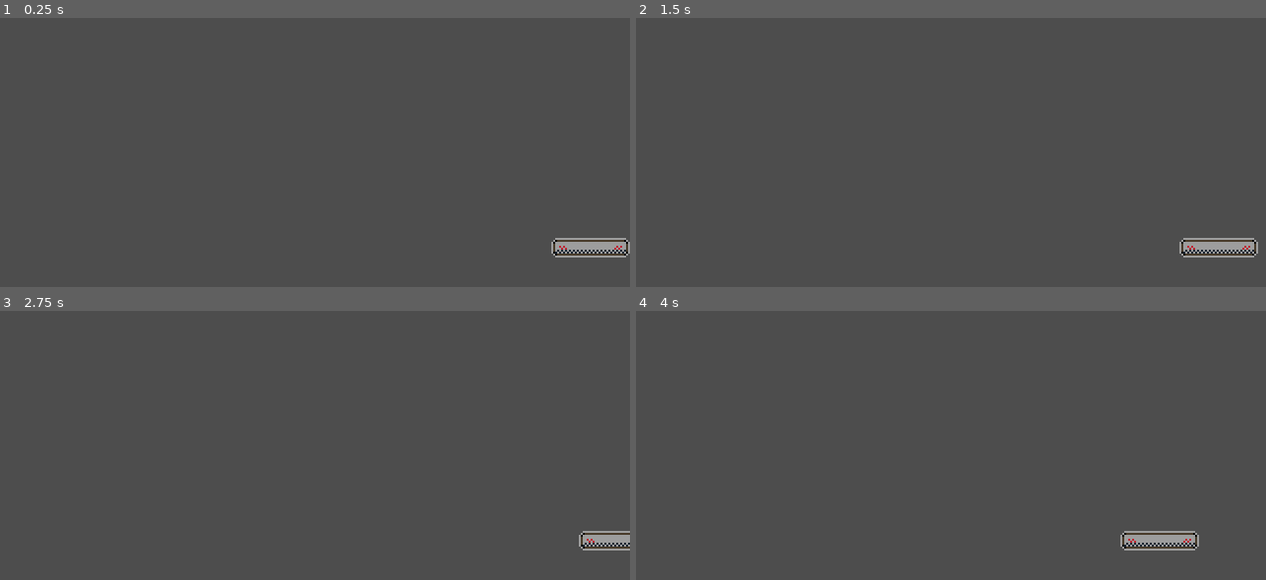
Above: before the commit, frames 1-4 (two rows, left to right).
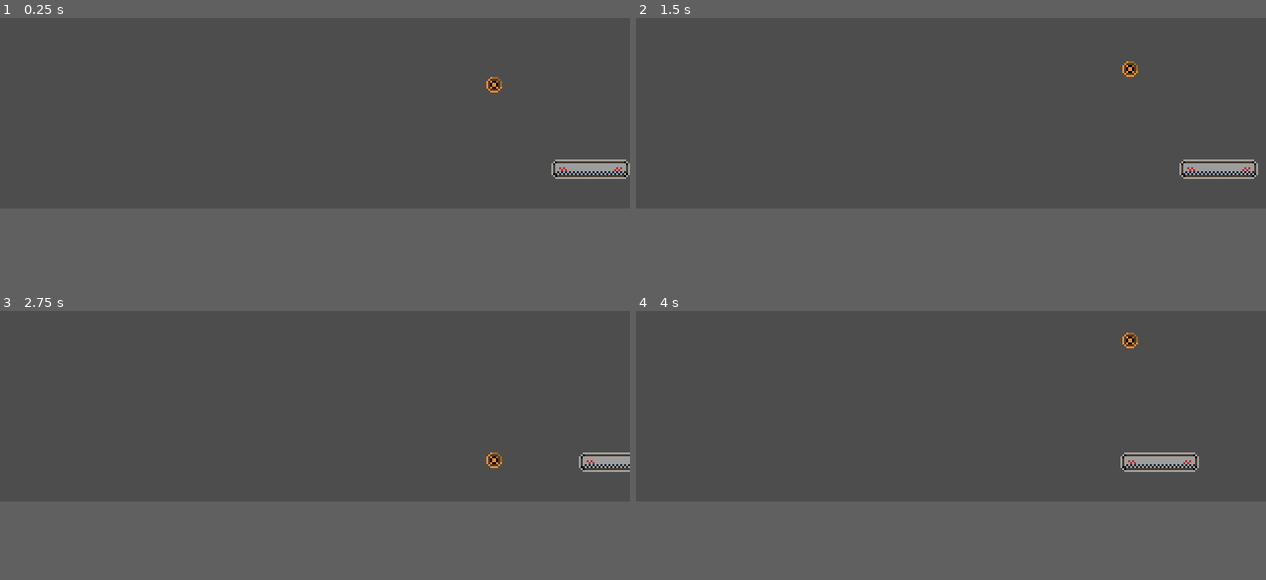
Above: after the commit, the same moments.

Repository: Laob/stone-eruption
Game: Godot game, scene res://main.tscn
The game is run twice, just before and just after one commit, with the same random seed, the same clock (stepped at 60 frames per second) and the same inputs. Before the commit the project starts from res://player.tscn.
Inputs:
- Up to frame 1 (0.25 s): no input
- Up to frame 2 (1.5 s): hold Right (move_right) 0.53-1.28 s; hold Left (move_left) from 1.28 s (still down)
- Up to frame 3 (2.75 s): release Left (move_left) at 2.03 s; hold Right (move_right) from 2.03 s (still down)
- Up to frame 4 (4 s): release Right (move_right) at 3.53 s; hold Left (move_left) from 3.53 s (still down)
In our replay, the window is 640x480 before the commit and 640x400 after it. These sizes can differ from the game's own. Grey fills any space a smaller window leaves; there, only what the larger window draws over its background counts as a difference.

The runs differ from the first frame. In frame 1, 1.9% of the frame differs, in the area x 77-100%, y 21-90%; in frame 2, 1.9%; in frame 3, 1.3%; in frame 4, 1.9%.

Commit message:
added ball and physics

Diff:
--- /dev/null
+++ b/ball_physics.tres
@@ -0,0 +1,4 @@
+[gd_resource type="PhysicsMaterial" format=3 uid="uid://coxxrjwu5rkms"]
+
+[resource]
+bounce = 1.0
--- a/bat.gd
+++ b/bat.gd
@@ -1,6 +1,5 @@
-extends Area2D
+extends StaticBody2D
 
-@export var speed = 100
 var screen_size
 
 # Called when the node enters the scene tree for the first time.
--- /dev/null
+++ b/main.tscn
@@ -0,0 +1,70 @@
+[gd_scene load_steps=9 format=3 uid="uid://qjbwnks8xx56"]
+
+[ext_resource type="PhysicsMaterial" uid="uid://coxxrjwu5rkms" path="res://ball_physics.tres" id="1_m10s8"]
+[ext_resource type="Texture2D" uid="uid://cyj5d3o4evvhq" path="res://ball.png" id="2_labe8"]
+[ext_resource type="Script" path="res://bat.gd" id="2_sdw62"]
+[ext_resource type="Texture2D" uid="uid://b6wjqceofikdb" path="res://bat.png" id="2_stvmf"]
+
+[sub_resource type="CircleShape2D" id="CircleShape2D_jd1qa"]
+radius = 4.12311
+
+[sub_resource type="RectangleShape2D" id="RectangleShape2D_887vw"]
+size = Vector2(40, 10)
+
+[sub_resource type="RectangleShape2D" id="RectangleShape2D_s8m2b"]
+size = Vector2(340, 20)
+
+[sub_resource type="RectangleShape2D" id="RectangleShape2D_lwbpn"]
+size = Vector2(20, 200)
+
+[node name="main" type="Node2D"]
+
+[node name="ball" type="RigidBody2D" parent="."]
+physics_material_override = ExtResource("1_m10s8")
+metadata/_edit_group_ = true
+
+[node name="Sprite2D" type="Sprite2D" parent="ball"]
+texture_filter = 1
+position = Vector2(251, 109)
+texture = ExtResource("2_labe8")
+
+[node name="CollisionShape2D" type="CollisionShape2D" parent="ball"]
+position = Vector2(251, 109)
+shape = SubResource("CircleShape2D_jd1qa")
+
+[node name="bat" type="StaticBody2D" parent="."]
+position = Vector2(300, 180)
+script = ExtResource("2_sdw62")
+
+[node name="Sprite2D" type="Sprite2D" parent="bat"]
+texture_filter = 1
+texture = ExtResource("2_stvmf")
+
+[node name="CollisionShape2D" type="CollisionShape2D" parent="bat"]
+shape = SubResource("RectangleShape2D_887vw")
+
+[node name="wall_top" type="StaticBody2D" parent="."]
+
+[node name="CollisionShape2D" type="CollisionShape2D" parent="wall_top"]
+position = Vector2(160, 210)
+shape = SubResource("RectangleShape2D_s8m2b")
+
+[node name="wall_bottom" type="StaticBody2D" parent="."]
+
+[node name="CollisionShape2D" type="CollisionShape2D" parent="wall_bottom"]
+position = Vector2(160, -10)
+shape = SubResource("RectangleShape2D_s8m2b")
+
+[node name="wall_left" type="StaticBody2D" parent="."]
+position = Vector2(-2, 8)
+
+[node name="CollisionShape2D" type="CollisionShape2D" parent="wall_left"]
+position = Vector2(-8, 92)
+shape = SubResource("RectangleShape2D_lwbpn")
+
+[node name="wall_right" type="StaticBody2D" parent="."]
+position = Vector2(-2, 8)
+
+[node name="CollisionShape2D" type="CollisionShape2D" parent="wall_right"]
+position = Vector2(332, 92)
+shape = SubResource("RectangleShape2D_lwbpn")
--- a/player.tscn
+++ /dev/null
@@ -1,19 +0,0 @@
-[gd_scene load_steps=4 format=3 uid="uid://deii87gmwkp8f"]
-
-[ext_resource type="Texture2D" uid="uid://b6wjqceofikdb" path="res://bat.png" id="1_ranau"]
-[ext_resource type="Script" path="res://bat.gd" id="1_sndkp"]
-
-[sub_resource type="RectangleShape2D" id="RectangleShape2D_spf06"]
-size = Vector2(40, 10)
-
-[node name="bat" type="Area2D"]
-position = Vector2(300, 220)
-script = ExtResource("1_sndkp")
-metadata/_edit_group_ = true
-
-[node name="Sprite2D" type="Sprite2D" parent="."]
-texture_filter = 1
-texture = ExtResource("1_ranau")
-
-[node name="CollisionShape2D" type="CollisionShape2D" parent="."]
-shape = SubResource("RectangleShape2D_spf06")
--- a/project.godot
+++ b/project.godot
@@ -11,16 +11,16 @@
 [application]
 
 config/name="stone-eruption"
-run/main_scene="res://player.tscn"
+run/main_scene="res://main.tscn"
 config/features=PackedStringArray("4.0", "GL Compatibility")
 config/icon="res://icon.svg"
 
 [display]
 
-window/size/viewport_width=640
-window/size/viewport_height=480
+window/size/viewport_width=320
+window/size/viewport_height=200
+window/size/mode=3
 window/stretch/mode="viewport"
-window/stretch/scale=2.0
 
 [input]
 
Binary file added: ball.png
Not shown, added: ball.png.import
